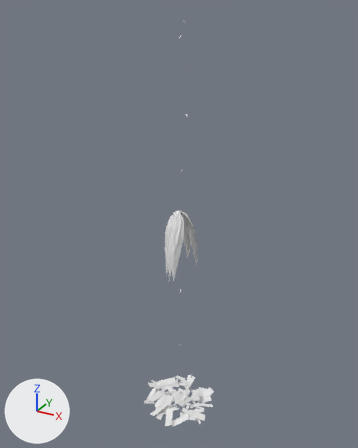
The OBJ model game/assets/models/plants/SM_Plant_MonsteraShingle_Leaf.obj, before and after one commit.
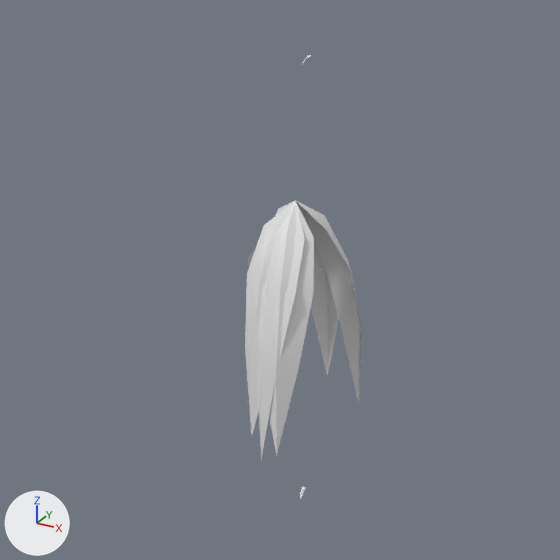
Each version is shown whole from a 50 mm lens placed at (6.78, -12.32, 13.13), pointed at (-0.09, 0.18, 6.88), then close up on the part from 27% to 71% of the width and 34% to 69% of the height. Lighting does not change. The marker at lower left points along +X, +Y and +Z. The last two pictures show the newer version. Where no turn or scale is listed for an object, it has been applied to the vertices. Vertices at exactly the same position are counted once.

The first close-up shows 'SM_Plant_MonsteraShingle_Leaf'.
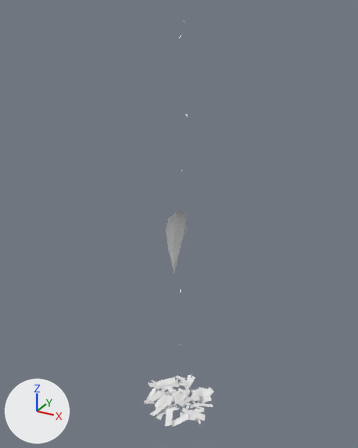
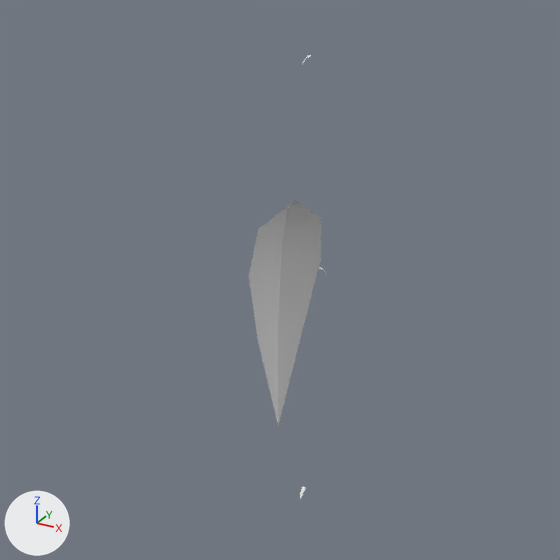
What differs and where, as boxes (x1, y1, x2, y2) in the close-ups (560 x 560 px):
'SM_Plant_MonsteraShingle_Leaf', reshaped
    before: (245, 55, 362, 499)
    after: (249, 55, 327, 499)
part 1 of me_sm_plant_monsterashingle_leaf, cut back
    before: (245, 200, 362, 459)
    after: (249, 200, 322, 425)

Patch to the scene script:
```diff
--- a/game/assets/models/plants/SM_Plant_MonsteraShingle_Leaf.obj.py
+++ b/game/assets/models/plants/SM_Plant_MonsteraShingle_Leaf.obj.py
@@ me_sm_plant_monsterashingle_leaf @@
 # used by ob_sm_plant_monsterashingle_leaf; location = (0.0, 0.0, 0.0)
-me_sm_plant_monsterashingle_leaf.from_pydata(...)  # 1021 vertices, 824 faces; spans x -1.33..1.28, y -1.34..1.22, z -0.12..12.78
+me_sm_plant_monsterashingle_leaf.from_pydata(...)  # 971 vertices, 764 faces; spans x -1.33..1.28, y -1.34..1.22, z -0.12..12.78
+# me_sm_plant_monsterashingle_leaf part 1
+# 50 vertices are removed from x -0.55..0.48, y -0.62..0.59, z 5.2..7.27
+# 64 faces are deleted
+# 10 vertices move from x -0.32..0.17, y -0.58..-0.13, z 5.39..7.27 to x -0.54..0.06, y -0.04..0.68, z 4.83..7.22
+# 4 new faces join them
```
